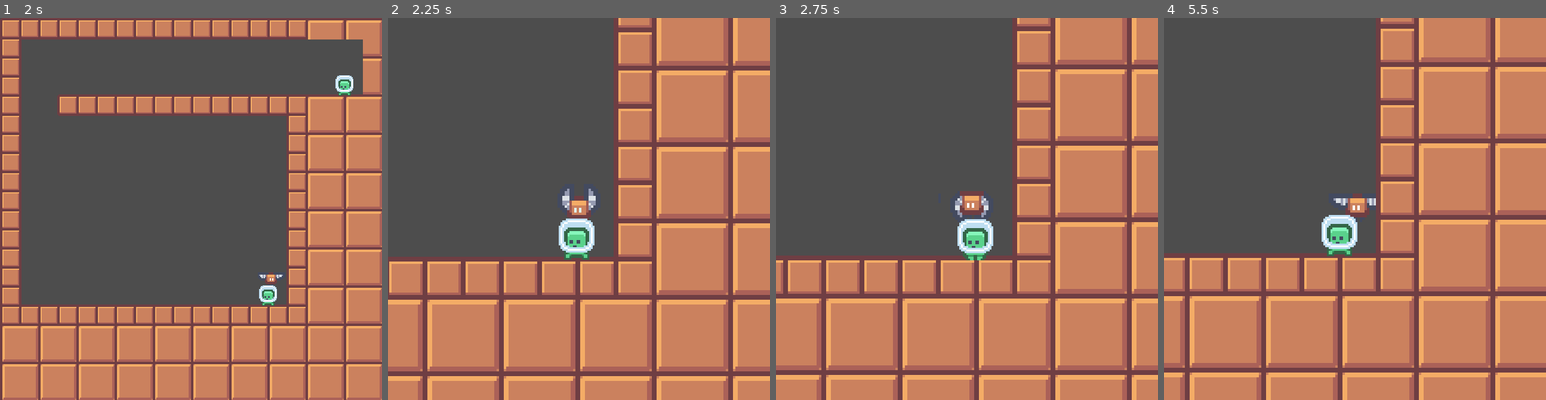
Above: before the commit, frames 1-4 (left to right).
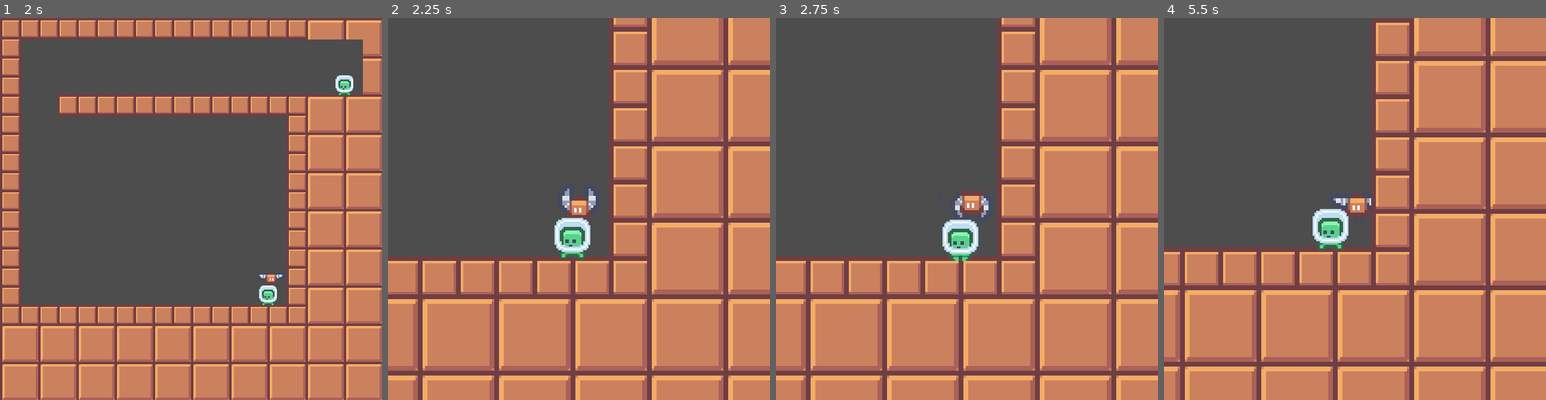
Above: after the commit, the same moments.

Repository: W00pdecker/led-zeppelin
Game: Godot game, scene res://Scenes/world.tscn
Two runs of this game, one before a commit and one after it. Both use one fixed random seed, a clock stepped at 60 frames per second and the inputs below.
Inputs:
- Up to frame 1 (2 s): hold Q (zoom) 0.53-1.28 s; hold Right (ui_right) from 0.53 s (still down); tap Up (ui_up) at 0.77, 1.52 s; tap Q (zoom) at 1.35 s
- Up to frame 2 (2.25 s): release Right (ui_right) at 2.03 s; hold Left (ui_left) from 2.03 s (still down); hold Q (zoom) from 2.03 s (still down)
- Up to frame 3 (2.75 s): keep holding Left (ui_left); keep holding Q (zoom)
- Up to frame 4 (5.5 s): release Left (ui_left) at 2.78 s; release Q (zoom) at 2.78 s; hold Right (ui_right) 2.78-4.28 s; tap Q (zoom) at 2.85, 4.35 s; tap Up (ui_up) at 3.02, 3.77, 4.52 s; hold Q (zoom) 3.53-4.28 s; hold Left (ui_left) 4.28-5.03 s; hold Right (ui_right) from 5.03 s (still down); hold Q (zoom) from 5.03 s (still down)

Frame 1 is identical in both runs. In frame 2, 18% of the frame differs, in the area x 0-100%, y 0-100%; in frame 3, 27%; in frame 4, 33%.

Commit message:
Update airship.gd

Diff:
--- a/scripts/airship.gd
+++ b/scripts/airship.gd
@@ -6,12 +6,13 @@
 @export var LIFTFORCE = 650
 @export var FALL_MULTIPLIER = 0.2
 @export var ACCELERATION = 400.0
-@export var AIR_FRICTION = 2.0
+@export var AIR_FRICTION = 1.0
+@export var GROUND_FRICTION = 8.0
 @export var BOUNCE_THRESHOLD = 10.0
 @export var WALL_BOUNCE = 0.45
 @export var FLOOR_BOUNCE = 0.5
 @export var GRAVITY = 400.0
-@export var DOCK_TIME = 0.5
+@export var DOCK_TIME = 0.2
 
 var passengers_on_board: int = 0
 var max_passengers: int = 4
@@ -72,11 +73,17 @@
 		animated_sprite.flip_h = horizontal > 0
 
 	else:
-
-		velocity.x = lerp(
+		if not (is_on_floor() or is_on_ceiling()):
+			velocity.x = lerp(
+				velocity.x,
+				0.0,
+				AIR_FRICTION * delta
+			)
+		else:
+			velocity.x = lerp(
 			velocity.x,
 			0.0,
-			AIR_FRICTION * delta
+			GROUND_FRICTION * delta
 		)
 
 	velocity.x = clamp(
